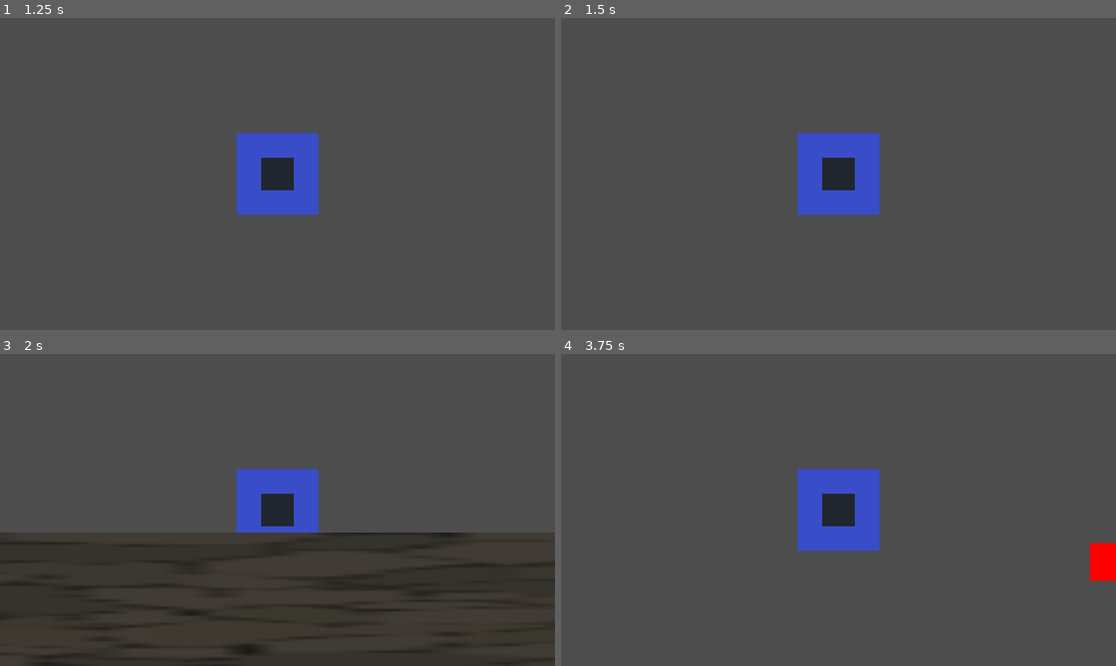
Above: before the commit, frames 1-4 (two rows, left to right).
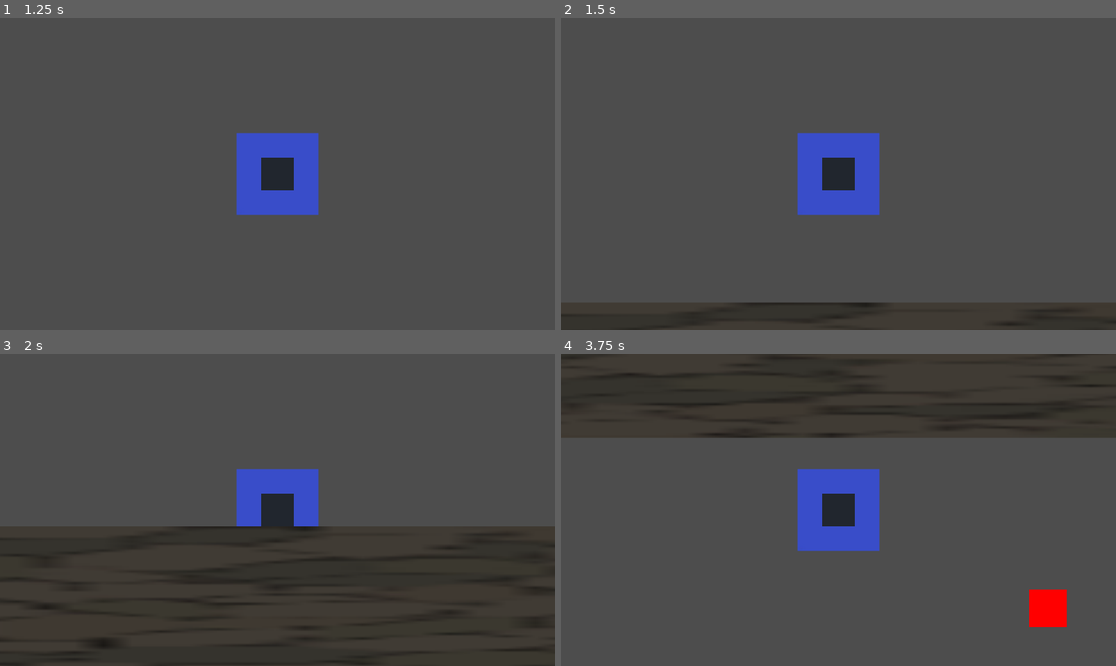
Above: after the commit, the same moments.

Repository: XavierJp/En-attendant-godot
Game: Godot game, scene res://scenes/level/level.tscn
Same seed, same stepped clock (60 frames per second), same inputs: the game is played once before the commit and once after it.
Inputs:
- Up to frame 1 (1.25 s): tap Enter at 0.5 s; hold Right (ui_right) from 0.53 s (still down)
- Up to frame 2 (1.5 s): tap Space at 1.25 s; release Right (ui_right) at 1.28 s; hold Down (ui_down) from 1.28 s (still down)
- Up to frame 3 (2 s): keep holding Down (ui_down)
- Up to frame 4 (3.75 s): release Down (ui_down) at 2.03 s; hold Right (ui_right) 2.03-2.78 s; hold Up (ui_up) 2.78-3.53 s; hold Left (ui_left) from 3.53 s (still down)

Frame 1 is identical in both runs. In frame 2, 8.7% of the frame differs, in the area x 0-100%, y 91-100%; in frame 3, 2.4%; in frame 4, 28%, in the area x 0-100%, y 0-88%.

Commit message:
adding delta

Diff:
--- a/scenes/Weapons/weapon.gd
+++ b/scenes/Weapons/weapon.gd
@@ -2,7 +2,7 @@
 
 const damage = 1
 
-func _process(delta):
+func _process(_delta):
 	for body in self.get_overlapping_bodies():
 		if body.has_method("take_damage"):
 			body.take_damage(damage)
--- a/scenes/enemies/enemy.gd
+++ b/scenes/enemies/enemy.gd
@@ -1,6 +1,6 @@
 extends CharacterBody2D
 
-const speed = 300
+const speed = 30000
 var health = 30
 var player
 
@@ -10,7 +10,7 @@
 func _process(delta):
 	var direction = global_position.direction_to(player.global_position)
 	var distance = global_position.distance_to(player.global_position)
-	velocity = direction * speed * (3 if distance > 500 else 1)
+	velocity = direction * speed * (3 if distance > 500 else 1) * delta
 	move_and_slide()
 
 func take_damage(damage):
--- a/scenes/player/player.gd
+++ b/scenes/player/player.gd
@@ -1,10 +1,11 @@
 extends CharacterBody2D
 
 var health = 100
+var speed = 60000
 
 func _physics_process(delta):
 	var direction = Input.get_vector("ui_left", "ui_right", "ui_up", "ui_down")
-	velocity = direction * 600
+	velocity = direction * speed * delta
 	move_and_slide()
 
 	var overlapping_bodies = %HitBox.get_overlapping_bodies()
